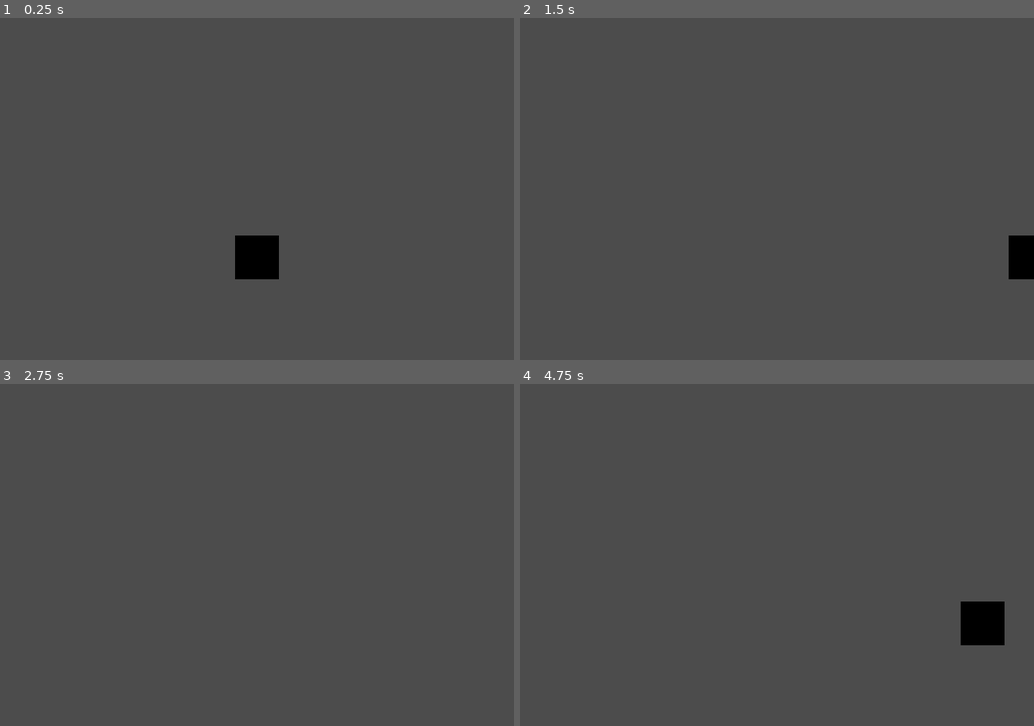
Above: before the commit, frames 1-4 (two rows, left to right).
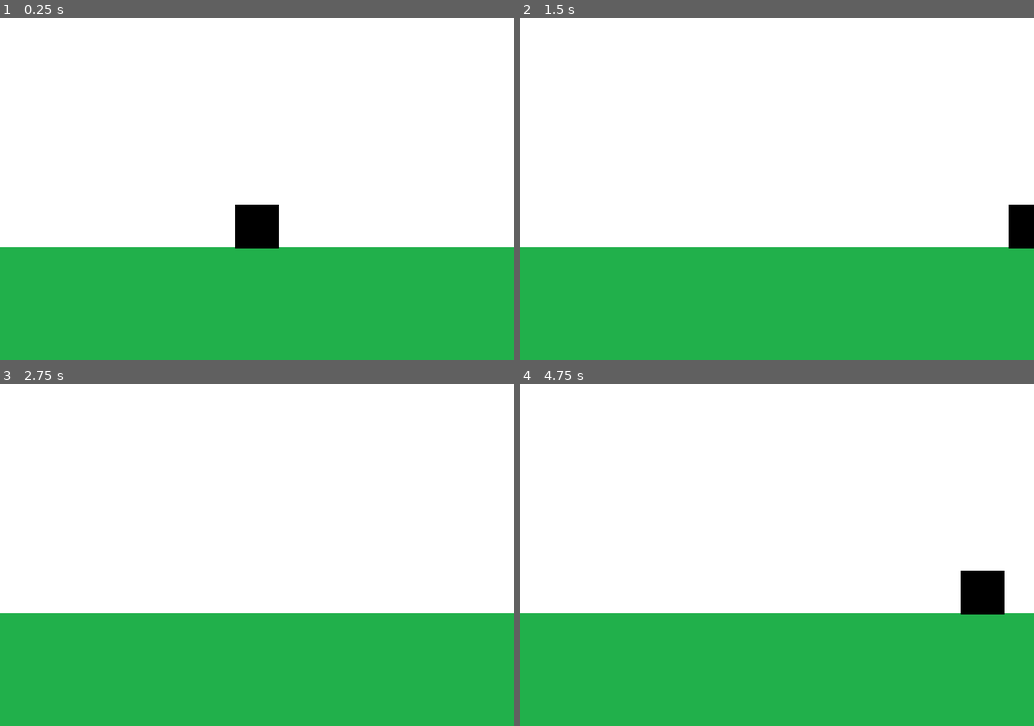
Above: after the commit, the same moments.

Repository: NahuelIglesias/Desafio1
Game: Godot game, scene res://scenes/first_world.tscn
The game is run twice, just before and just after one commit, with the same random seed, the same clock (stepped at 60 frames per second) and the same inputs.
Inputs:
- Up to frame 1 (0.25 s): no input
- Up to frame 2 (1.5 s): tap Enter at 0.5 s; hold D (mover_der) 0.53-1.28 s; hold A (mover_izq) from 1.28 s (still down); tap D (mover_der) at 1.35 s
- Up to frame 3 (2.75 s): release A (mover_izq) at 2.03 s; hold D (mover_der) from 2.03 s (still down)
- Up to frame 4 (4.75 s): release D (mover_der) at 2.78 s; tap D (mover_der) at 2.85, 4.35 s; tap Space at 3.5 s; hold D (mover_der) 3.53-4.28 s; hold A (mover_izq) from 3.53 s (still down); tap Enter at 4.25 s

The runs differ from the first frame. In frame 1, 100% of the frame differs, in the area x 0-100%, y 0-100%; in frame 2, 100%; in frame 3, 100%; in frame 4, 100%.

Commit message:
Added background configs

Diff:
--- a/Desafio/scenes/first_world.tscn
+++ b/Desafio/scenes/first_world.tscn
@@ -1,9 +1,27 @@
-[gd_scene load_steps=3 format=2]
+[gd_scene load_steps=5 format=2]
 
 [ext_resource path="res://scripts/player.gd" type="Script" id=1]
 [ext_resource path="res://resources/player.png" type="Texture" id=2]
+[ext_resource path="res://resources/background.png" type="Texture" id=3]
+[ext_resource path="res://resources/floor.png" type="Texture" id=4]
 
 [node name="Node2D" type="Node2D"]
+
+[node name="white_background" type="TextureRect" parent="."]
+margin_left = -97.0
+margin_top = -71.0
+margin_right = 975.0
+margin_bottom = 604.0
+texture = ExtResource( 3 )
+expand = true
+
+[node name="green_floor" type="TextureRect" parent="."]
+margin_left = -125.0
+margin_top = 335.0
+margin_right = 1008.0
+margin_bottom = 612.0
+texture = ExtResource( 4 )
+expand = true
 
 [node name="player" type="Sprite" parent="."]
 texture = ExtResource( 2 )
--- a/Desafio/scripts/player.gd
+++ b/Desafio/scripts/player.gd
@@ -3,7 +3,7 @@
 
 # Called when the node enters the scene tree for the first time.
 func _ready():
-	position = Vector2(375,350)
+	position = Vector2(375,305)
 
 
 # Called every frame. 'delta' is the elapsed time since the previous frame.
